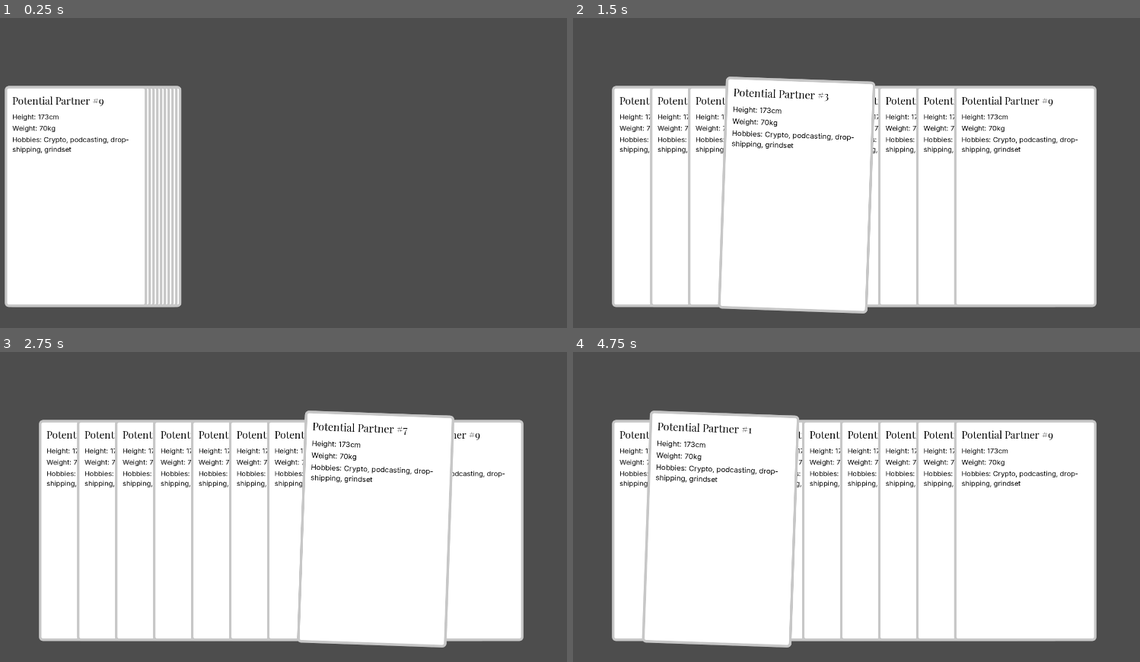
Above: before the commit, frames 1-4 (two rows, left to right).
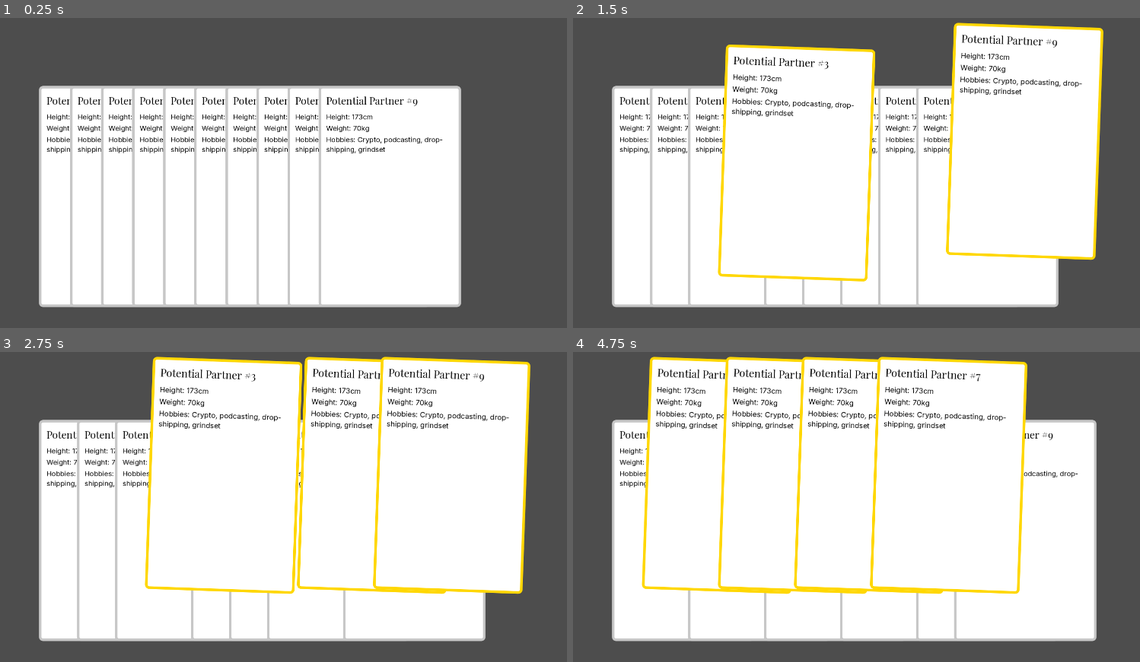
Above: after the commit, the same moments.

Repository: stvnchng/jan-2026-jam
Game: Godot game, scene res://components/ProfileDeck.tscn
Two runs of this game, one before a commit and one after it. Both use one fixed random seed, a clock stepped at 60 frames per second and the inputs below.
Inputs (mouse positions are in pixels of both pictures, inside the frame that each line leads up to):
- Up to frame 1 (0.25 s): no input
- Up to frame 2 (1.5 s): move the mouse to (986, 151) at 0.52 s; click (986, 151) at 0.67 s; tap Enter at 1.25 s; move the mouse to (731, 185) at 1.27 s; click (731, 185) at 1.42 s
- Up to frame 3 (2.75 s): tap Space at 2 s; move the mouse to (340, 426) at 2.02 s; click (340, 426) at 2.17 s
- Up to frame 4 (4.75 s): tap Enter at 2.75, 4.25 s; move the mouse to (822, 569) at 2.77 s; click (822, 569) at 2.92 s; tap Space at 3.5 s; move the mouse to (1037, 553) at 3.52 s; click (1037, 553) at 3.67 s; move the mouse to (669, 451) at 4.27 s; click (669, 451) at 4.42 s

The runs differ from the first frame. In frame 1, 44% of the frame differs, in the area x 0-82%, y 21-94%; in frame 2, 14%; in frame 3, 20%; in frame 4, 20%.

Commit message:
card click handler
TODO fix z index when cards are selected

Diff:
--- a/components/ProfileCard.gd
+++ b/components/ProfileCard.gd
@@ -8,8 +8,10 @@
 
 var base_pos: Vector2
 var is_active := false
+var original_style: StyleBoxFlat
 
 func _ready():
+	original_style = get_theme_stylebox("panel").duplicate()
 	set_info()
 	mouse_entered.connect(_on_mouse_entered)
 	mouse_exited.connect(_on_mouse_exited)
@@ -18,14 +20,17 @@
 	# TODO pass in stats when data model is done and set
 	name_lbl.text = "Potential Partner #" + str(get_index())
 
+
 func _on_mouse_entered():
 	if is_active: return
 	z_index = 1000
 	lift_card(true)
 
+
 func _on_mouse_exited():
 	if is_active: return
 	lift_card(false)
+
 
 func lift_card(up: bool):
 	var tween = create_tween().set_parallel(true).set_trans(Tween.TRANS_CUBIC).set_ease(Tween.EASE_OUT)
@@ -41,15 +46,24 @@
 		tween.tween_property(self, "rotation_degrees", 0.0, 0.2)
 
 
+func _gui_input(event):
+	if event is InputEventMouseButton:
+		if event.button_index == MOUSE_BUTTON_LEFT:
+			if event.is_pressed():
+				toggle_select()
+
 func toggle_select():
 	is_active = !is_active
 	var tween = create_tween().set_trans(Tween.TRANS_QUINT).set_ease(Tween.EASE_OUT)
+
 	if is_active:
 		z_index = 200
 		tween.tween_property(self, "position:y", -200, 0.4)
-		var sb = get_theme_stylebox("CardStyleBox").duplicate()
-		sb.border_color = Color.GOLD
-		add_theme_stylebox_override("CardStyleBox", sb)
+		var sb = original_style.duplicate()
+		if sb is StyleBoxFlat:
+			sb.border_color = Color.GOLD
+			add_theme_stylebox_override("panel", sb)
 	else:
-		add_theme_stylebox_override("CardStyleBox", null)
+		remove_theme_stylebox_override("panel")
+		add_theme_stylebox_override("panel", original_style.duplicate())
 		lift_card(false)
--- a/components/ProfileDeck.gd
+++ b/components/ProfileDeck.gd
@@ -34,7 +34,7 @@
 		var card = cards[i]
 		var target_pos = Vector2(i * overlap_amount, 0)
 
-		var tween = create_tween().set_trans(Tween.TRANS_BACK)
+		var tween = create_tween().set_trans(Tween.TRANS_BACK).set_ease(Tween.EASE_OUT)
 		tween.tween_property(card, "position", target_pos, 1)
 		card.z_index = i
 		card.base_pos = target_pos
